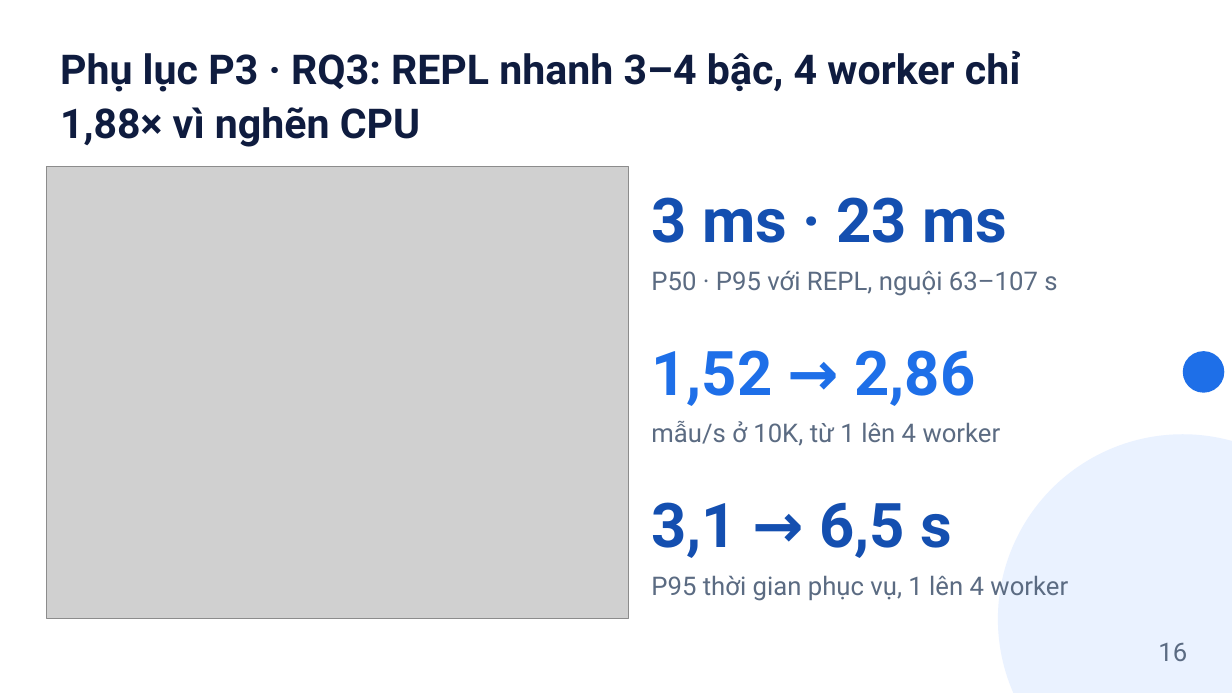
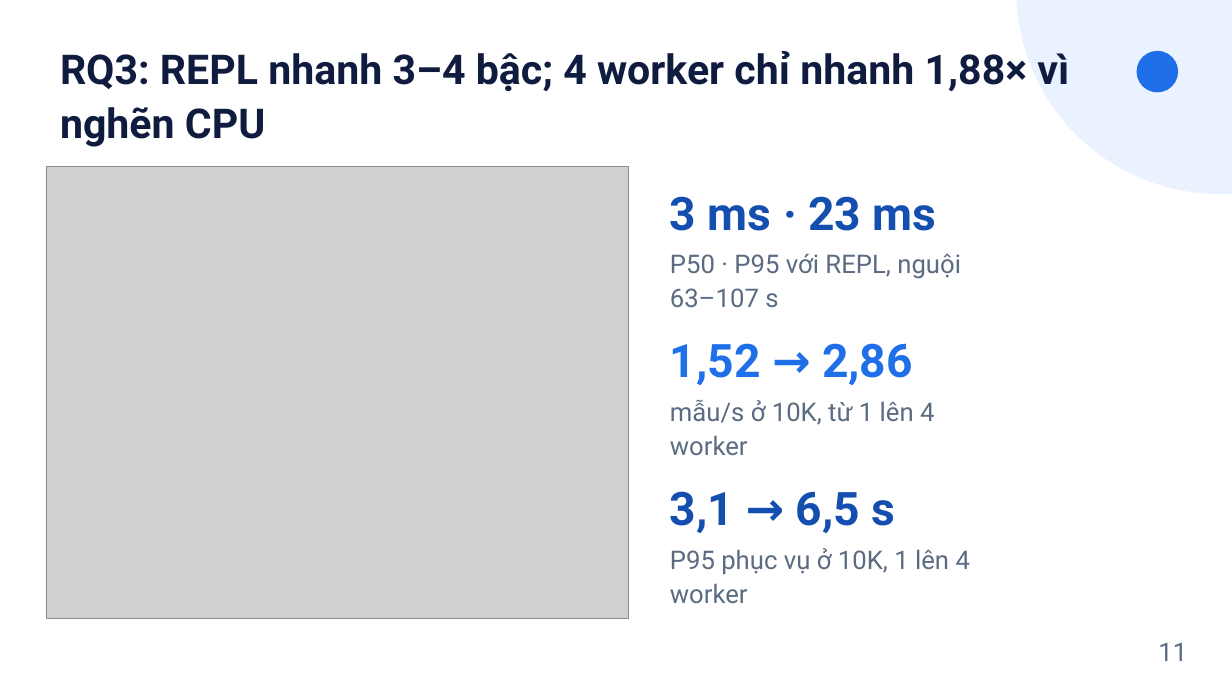
Before and after one commit to tamdv/ai4math-verifier-guided-repair, a slide deck: slide 11 of slides/Slides_Nhom6_VerifierRepair.pptx (slide 16 before the commit). Drawn at 1232x693 pixels with LibreOffice and Linux fonts; fonts in the diff are those of the drawing; grey boxes stand for pictures. Boxes give left, top, right and bottom in pixels: in the first picture for what was removed or moved away, otherwise in the second. Text is boxed around its words. In the diff, an @@ line names an element or a change of style, - is before the commit and + after.

```diff
--- a/slides/Slides_Nhom6_VerifierRepair.pptx
+++ b/slides/Slides_Nhom6_VerifierRepair.pptx
@@ ellipse resized from (x1=998, y1=434, x2=1232, y2=693) to (x1=1017, y1=0, x2=1232, y2=194) @@
@@ text at (x1=60, y1=51, x2=1069, y2=147): text changed @@
-Phụ lục P3 · RQ3: REPL nhanh 3–4 bậc, 4 worker chỉ 1,88× vì nghẽn CPU
+RQ3: REPL nhanh 3–4 bậc; 4 worker chỉ nhanh 1,88× vì nghẽn CPU
@@ ellipse moved from (x1=1183, y1=351, x2=1225, y2=393) to (x1=1137, y1=51, x2=1178, y2=92) @@
@@ text "3 ms · 23 ms" moved from (x1=651, y1=197, x2=1007, y2=243) to (x1=670, y1=196, x2=937, y2=231) @@
@@ text "P50 · P95 với REPL, ..." rewrapped from (x1=651, y1=270, x2=1057, y2=296) to (x1=670, y1=253, x2=961, y2=307) @@
@@ text "1,52 → 2,86" moved from (x1=651, y1=350, x2=976, y2=406) to (x1=670, y1=343, x2=913, y2=385) @@
@@ text "mẫu/s ở 10K, từ 1 ..." rewrapped from (x1=651, y1=421, x2=1001, y2=446) to (x1=670, y1=400, x2=934, y2=455) @@
@@ size 48 to 36 pt in 3 elements at (x1=670, y1=196, x2=937, y2=231), (x1=670, y1=343, x2=913, y2=385), (x1=670, y1=491, x2=895, y2=533) @@
@@ text "3,1 → 6,5 s" moved from (x1=651, y1=502, x2=952, y2=558) to (x1=670, y1=491, x2=895, y2=533) @@
@@ text at (x1=670, y1=548, x2=970, y2=603): text changed @@
-P95 thời gian phục vụ, 1 lên 4 worker
+P95 phục vụ ở 10K, 1 lên 4 worker
@@ text at (x1=1158, y1=642, x2=1187, y2=661): text changed @@
-16
+11
```
Also in this commit, not shown: 4 other slides changed, 4 slides added, 3 slides removed, 11 other files.
